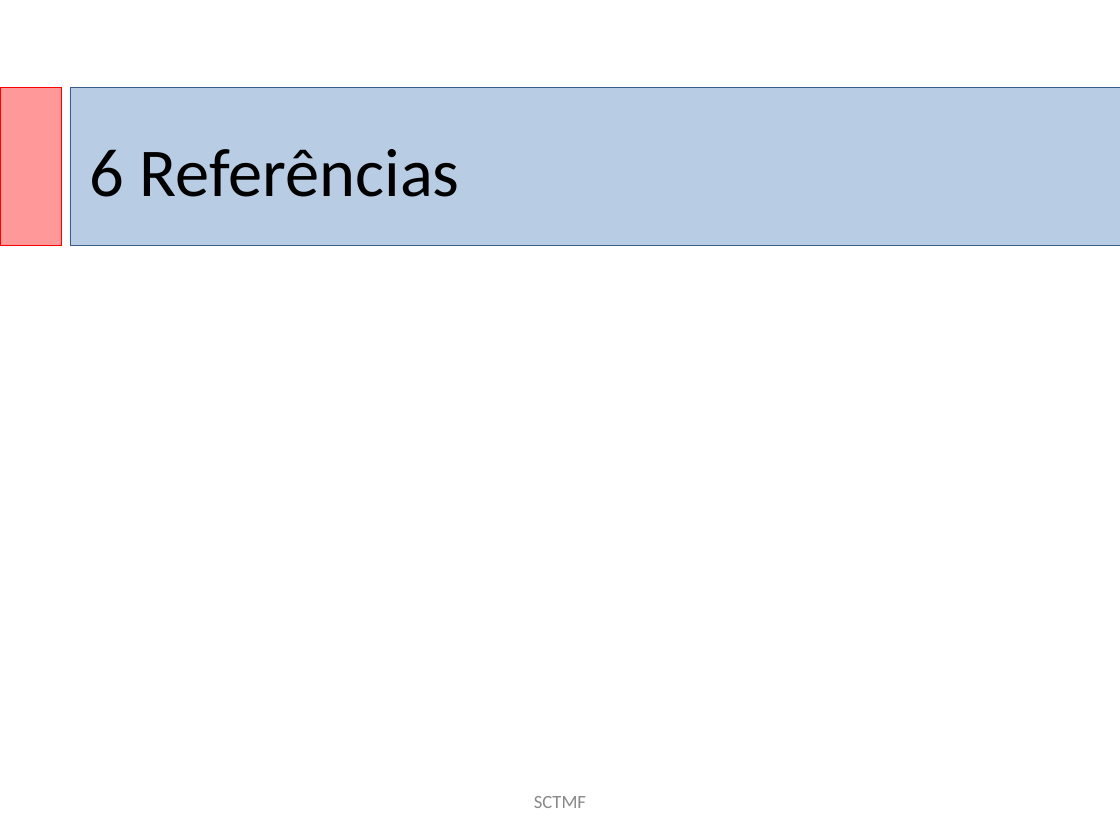
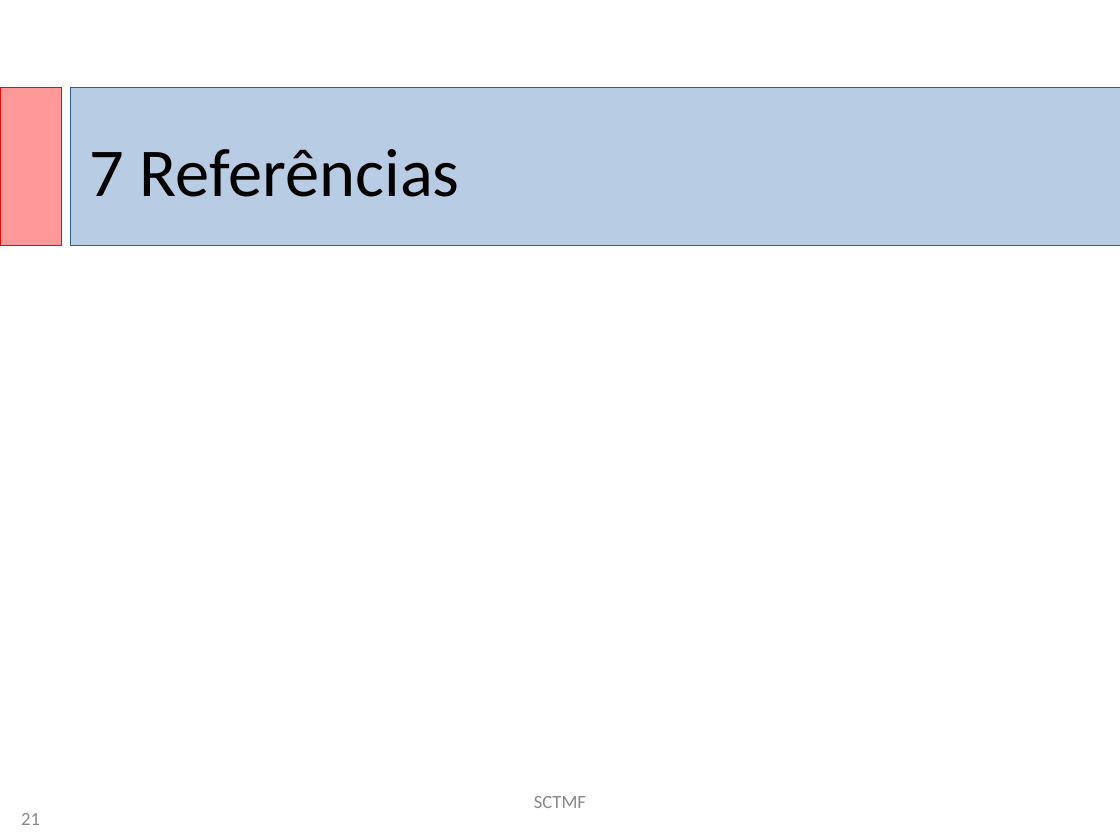
Before and after one commit to eduardoabreubg/sctmf, a slide deck: slide 21 of sctmf/documentation/SCTMF-Final_20071201.ppt (slide 19 before the commit). Drawn at 1120x840 pixels with LibreOffice and Linux fonts; fonts in the diff are those of the drawing; background and template pictures are left out. Boxes give left, top, right and bottom in pixels: in the first picture for what was removed or moved away, otherwise in the second. Text is boxed around its words. In the diff, an @@ line names an element or a change of style, - is before the commit and + after.

```diff
--- a/sctmf/documentation/SCTMF-Final_20071201.ppt
+++ b/sctmf/documentation/SCTMF-Final_20071201.ppt
@@ text at <box>90,149,460,197</box>: text changed @@
-6 Referências
+7 Referências
@@ text added at <box>21,813,40,825</box>, 12 pt, text #898989 @@
+21
```
Also in this commit, not shown: 18 other slides changed, 2 slides added.
